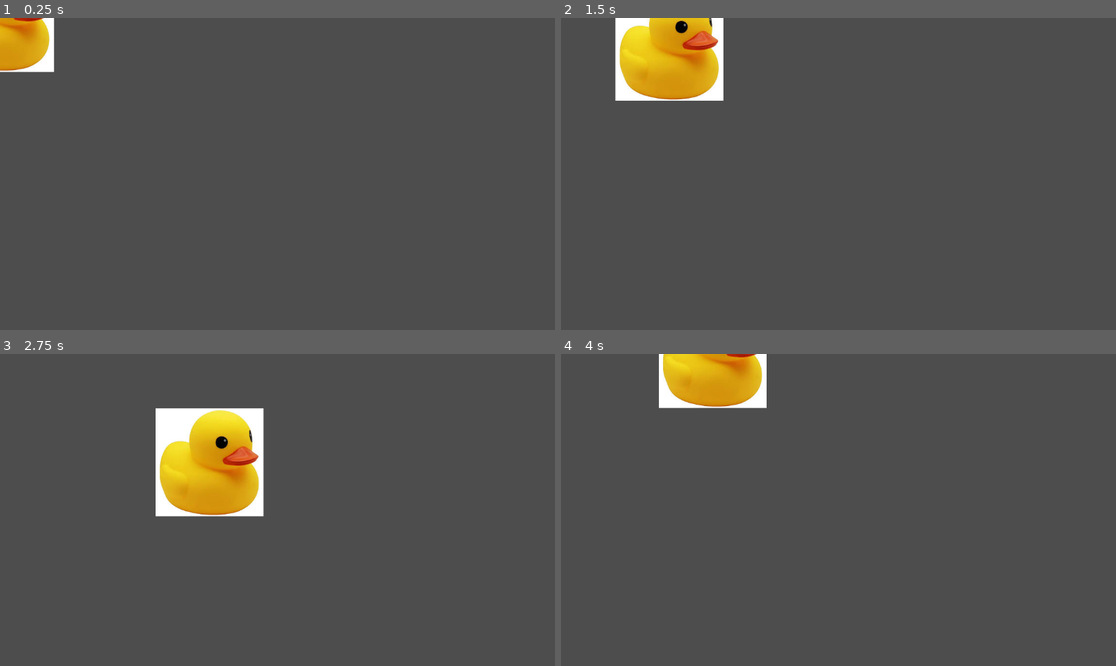
Above: before the commit, frames 1-4 (two rows, left to right).
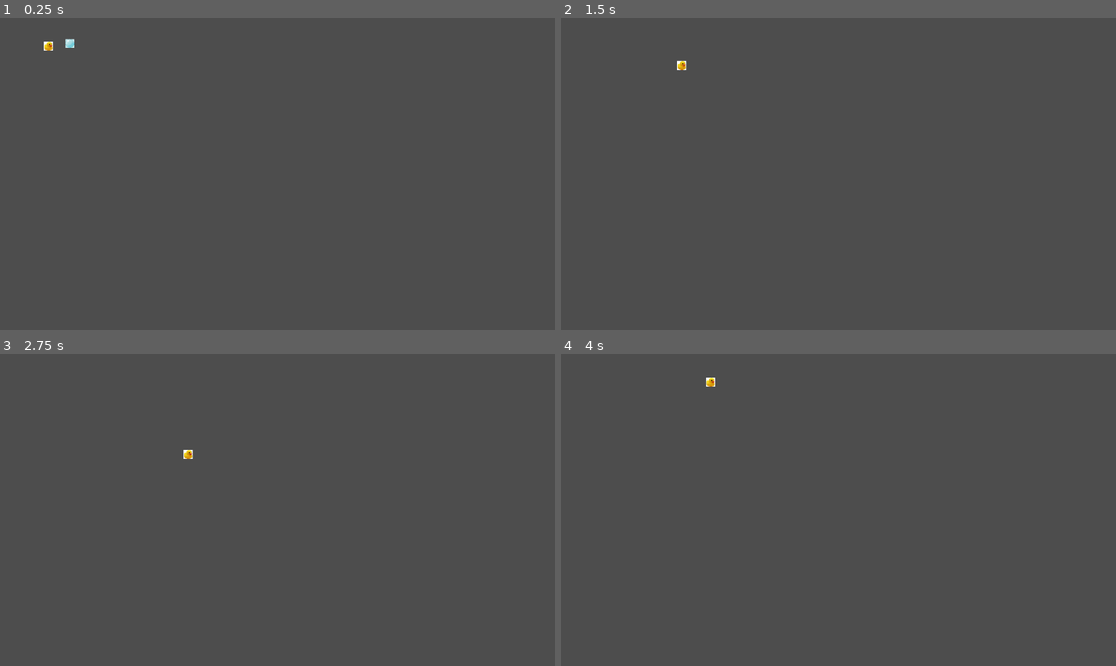
Above: after the commit, the same moments.

Repository: pmaitland/GGJ2025
Game: Godot game, scene res://scenes/level.tscn
Two runs of this game, one before a commit and one after it. Both use one fixed random seed, a clock stepped at 60 frames per second and the inputs below.
Inputs (mouse positions are in pixels of both pictures, inside the frame that each line leads up to):
- Up to frame 1 (0.25 s): no input
- Up to frame 2 (1.5 s): tap Enter at 0.5 s; move the mouse to (960, 158) at 0.52 s; press the mouse at (960, 158) at 0.53 s; hold Right (ui_right) 0.53-1.28 s; move the mouse to (727, 189) at 1.27 s; release the mouse at (727, 189) at 1.28 s; hold Down (ui_down) from 1.28 s (still down); click (727, 189) at 1.35 s
- Up to frame 3 (2.75 s): move the mouse to (333, 441) at 2.02 s; release Down (ui_down) at 2.03 s; press the mouse at (333, 441) at 2.03 s; hold Right (ui_right) from 2.03 s (still down)
- Up to frame 4 (4 s): move the mouse to (810, 572) at 2.77 s; release Right (ui_right) at 2.78 s; release the mouse at (810, 572) at 2.78 s; hold Up (ui_up) 2.78-3.53 s; click (810, 572) at 2.85 s; move the mouse to (1005, 556) at 3.52 s; press the mouse at (1005, 556) at 3.53 s; hold Left (ui_left) from 3.53 s (still down)

The runs differ from the first frame. In frame 1, 1.7% of the frame differs, in the area x 0-14%, y 0-18%; in frame 2, 5.2%; in frame 3, 6.8%, in the area x 28-48%, y 17-53%; in frame 4, 3.4%.

Commit message:
bubbles

Diff:
--- a/ggj25/project.godot
+++ b/ggj25/project.godot
@@ -14,3 +14,36 @@
 run/main_scene="res://scenes/level.tscn"
 config/features=PackedStringArray("4.3", "Forward Plus")
 config/icon="res://icon.svg"
+
+[input]
+
+blow={
+"deadzone": 0.5,
+"events": [Object(InputEventMouseButton,"resource_local_to_scene":false,"resource_name":"","device":-1,"window_id":0,"alt_pressed":false,"shift_pressed":false,"ctrl_pressed":false,"meta_pressed":false,"button_mask":0,"position":Vector2(0, 0),"global_position":Vector2(0, 0),"factor":1.0,"button_index":1,"canceled":false,"pressed":false,"double_click":false,"script":null)
+, Object(InputEventKey,"resource_local_to_scene":false,"resource_name":"","device":-1,"window_id":0,"alt_pressed":false,"shift_pressed":false,"ctrl_pressed":false,"meta_pressed":false,"pressed":false,"keycode":0,"physical_keycode":32,"key_label":0,"unicode":32,"location":0,"echo":false,"script":null)
+]
+}
+move_left={
+"deadzone": 0.5,
+"events": [Object(InputEventKey,"resource_local_to_scene":false,"resource_name":"","device":-1,"window_id":0,"alt_pressed":false,"shift_pressed":false,"ctrl_pressed":false,"meta_pressed":false,"pressed":false,"keycode":0,"physical_keycode":65,"key_label":0,"unicode":97,"location":0,"echo":false,"script":null)
+, Object(InputEventKey,"resource_local_to_scene":false,"resource_name":"","device":-1,"window_id":0,"alt_pressed":false,"shift_pressed":false,"ctrl_pressed":false,"meta_pressed":false,"pressed":false,"keycode":0,"physical_keycode":4194319,"key_label":0,"unicode":0,"location":0,"echo":false,"script":null)
+]
+}
+move_right={
+"deadzone": 0.5,
+"events": [Object(InputEventKey,"resource_local_to_scene":false,"resource_name":"","device":-1,"window_id":0,"alt_pressed":false,"shift_pressed":false,"ctrl_pressed":false,"meta_pressed":false,"pressed":false,"keycode":0,"physical_keycode":68,"key_label":0,"unicode":100,"location":0,"echo":false,"script":null)
+, Object(InputEventKey,"resource_local_to_scene":false,"resource_name":"","device":-1,"window_id":0,"alt_pressed":false,"shift_pressed":false,"ctrl_pressed":false,"meta_pressed":false,"pressed":false,"keycode":0,"physical_keycode":4194321,"key_label":0,"unicode":0,"location":0,"echo":false,"script":null)
+]
+}
+move_up={
+"deadzone": 0.5,
+"events": [Object(InputEventKey,"resource_local_to_scene":false,"resource_name":"","device":-1,"window_id":0,"alt_pressed":false,"shift_pressed":false,"ctrl_pressed":false,"meta_pressed":false,"pressed":false,"keycode":0,"physical_keycode":4194320,"key_label":0,"unicode":0,"location":0,"echo":false,"script":null)
+, Object(InputEventKey,"resource_local_to_scene":false,"resource_name":"","device":-1,"window_id":0,"alt_pressed":false,"shift_pressed":false,"ctrl_pressed":false,"meta_pressed":false,"pressed":false,"keycode":0,"physical_keycode":87,"key_label":0,"unicode":119,"location":0,"echo":false,"script":null)
+]
+}
+move_down={
+"deadzone": 0.5,
+"events": [Object(InputEventKey,"resource_local_to_scene":false,"resource_name":"","device":-1,"window_id":0,"alt_pressed":false,"shift_pressed":false,"ctrl_pressed":false,"meta_pressed":false,"pressed":false,"keycode":0,"physical_keycode":83,"key_label":0,"unicode":115,"location":0,"echo":false,"script":null)
+, Object(InputEventKey,"resource_local_to_scene":false,"resource_name":"","device":-1,"window_id":0,"alt_pressed":false,"shift_pressed":false,"ctrl_pressed":false,"meta_pressed":false,"pressed":false,"keycode":0,"physical_keycode":4194322,"key_label":0,"unicode":0,"location":0,"echo":false,"script":null)
+]
+}
--- /dev/null
+++ b/ggj25/scenes/bubble.tscn
@@ -0,0 +1,19 @@
+[gd_scene load_steps=4 format=3 uid="uid://c1jn5x64l5q8v"]
+
+[ext_resource type="Script" path="res://scripts/bubble.gd" id="1_2m6g8"]
+[ext_resource type="Texture2D" uid="uid://dkyfgtlod01nr" path="res://sprites/bubble.png" id="2_h7t4j"]
+
+[sub_resource type="CircleShape2D" id="CircleShape2D_8j1b2"]
+
+[node name="Bubble" type="CharacterBody2D"]
+collision_layer = 2
+collision_mask = 6
+script = ExtResource("1_2m6g8")
+
+[node name="Sprite2D" type="Sprite2D" parent="."]
+position = Vector2(3.8147e-06, 0)
+scale = Vector2(0.0786026, 0.0746888)
+texture = ExtResource("2_h7t4j")
+
+[node name="CollisionShape2D" type="CollisionShape2D" parent="."]
+shape = SubResource("CircleShape2D_8j1b2")
--- a/ggj25/scenes/duck.tscn
+++ b/ggj25/scenes/duck.tscn
@@ -1,15 +1,25 @@
-[gd_scene load_steps=4 format=3 uid="uid://bnfisykkl2cb6"]
+[gd_scene load_steps=5 format=3 uid="uid://bnfisykkl2cb6"]
 
 [ext_resource type="Script" path="res://scripts/Player.gd" id="1_x1n4u"]
 [ext_resource type="Texture2D" uid="uid://d3yrwn65n6did" path="res://sprites/duck.png" id="2_wha4i"]
 
 [sub_resource type="CircleShape2D" id="CircleShape2D_yihvp"]
 
+[sub_resource type="CircleShape2D" id="CircleShape2D_cyk58"]
+
 [node name="CharacterBody2D" type="CharacterBody2D"]
 script = ExtResource("1_x1n4u")
+
+[node name="Sprite2D" type="Sprite2D" parent="."]
+position = Vector2(-0.499996, -0.500004)
+scale = Vector2(0.0848214, 0.0848214)
+texture = ExtResource("2_wha4i")
 
 [node name="CollisionShape2D" type="CollisionShape2D" parent="."]
 shape = SubResource("CircleShape2D_yihvp")
 
-[node name="Sprite2D" type="Sprite2D" parent="."]
-texture = ExtResource("2_wha4i")
+[node name="BlowHitbox" type="ShapeCast2D" parent="."]
+scale = Vector2(5, 5)
+shape = SubResource("CircleShape2D_cyk58")
+target_position = Vector2(0, 0)
+collision_mask = 2
--- a/ggj25/scenes/level.tscn
+++ b/ggj25/scenes/level.tscn
@@ -1,7 +1,12 @@
-[gd_scene load_steps=2 format=3 uid="uid://bxcpb31qgji08"]
+[gd_scene load_steps=3 format=3 uid="uid://bxcpb31qgji08"]
 
 [ext_resource type="PackedScene" uid="uid://bnfisykkl2cb6" path="res://scenes/duck.tscn" id="1_40w4y"]
+[ext_resource type="PackedScene" uid="uid://c1jn5x64l5q8v" path="res://scenes/bubble.tscn" id="2_lkvlj"]
 
 [node name="Node2D" type="Node2D"]
+position = Vector2(101, 59)
 
 [node name="duck" parent="." instance=ExtResource("1_40w4y")]
+
+[node name="Bubble" parent="." instance=ExtResource("2_lkvlj")]
+position = Vector2(44, -6)
--- a/ggj25/scripts/Player.gd
+++ b/ggj25/scripts/Player.gd
@@ -1,17 +1,20 @@
 extends CharacterBody2D
 
+@onready var blow_hitbox: ShapeCast2D = $BlowHitbox
 
-const SPEED = 300.0
+const SPEED = 200.0
+const BLOW_FORCE = 20
 
 
 func _physics_process(delta: float) -> void:
-	var x_direction := Input.get_axis("ui_left", "ui_right")
+	var x_direction := Input.get_axis("move_left", "move_right")
 	if x_direction:
 		velocity.x = x_direction
 	else:
 		velocity.x = move_toward(velocity.x, 0, SPEED)
 
-	var y_direction := Input.get_axis("ui_up", "ui_down")
+	var y_direction := Input.get_axis("move_up", "move_down")
+
 	if y_direction:
 		velocity.y = y_direction
 	else:
@@ -20,4 +23,19 @@
 	velocity = velocity.normalized()
 	velocity *= SPEED
 
+	if Input.is_action_pressed("blow"):
+		blow()
+
 	move_and_slide()
+
+
+
+
+func blow() -> void:
+	if blow_hitbox.is_colliding():
+		for i in range(blow_hitbox.get_collision_count()):
+			var hit = blow_hitbox.get_collider(i)
+			if "name" in hit:
+				print('hit ', hit.name)
+			if hit and hit.has_method("blow"):
+				hit.call("blow", global_transform, BLOW_FORCE)
--- /dev/null
+++ b/ggj25/scripts/bubble.gd
@@ -0,0 +1,17 @@
+extends CharacterBody2D
+
+
+const friction = 1
+
+
+func blow(from: Transform2D, force: float) -> void:
+	var direction = (global_transform.origin - from.origin).normalized()
+	velocity += direction * force
+
+
+func _physics_process(delta: float) -> void:
+
+	velocity.x = move_toward(velocity.x, 0, friction)
+	velocity.y = move_toward(velocity.y, 0, friction)
+
+	move_and_slide()
Binary file added: ggj25/sprites/bubble.png
Not shown, added: ggj25/sprites/bubble.png.import
